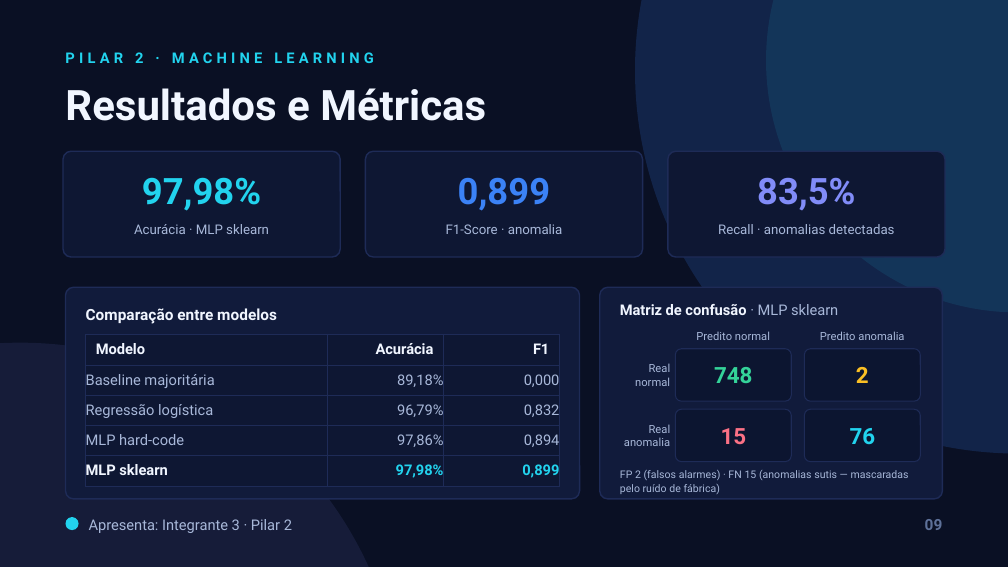
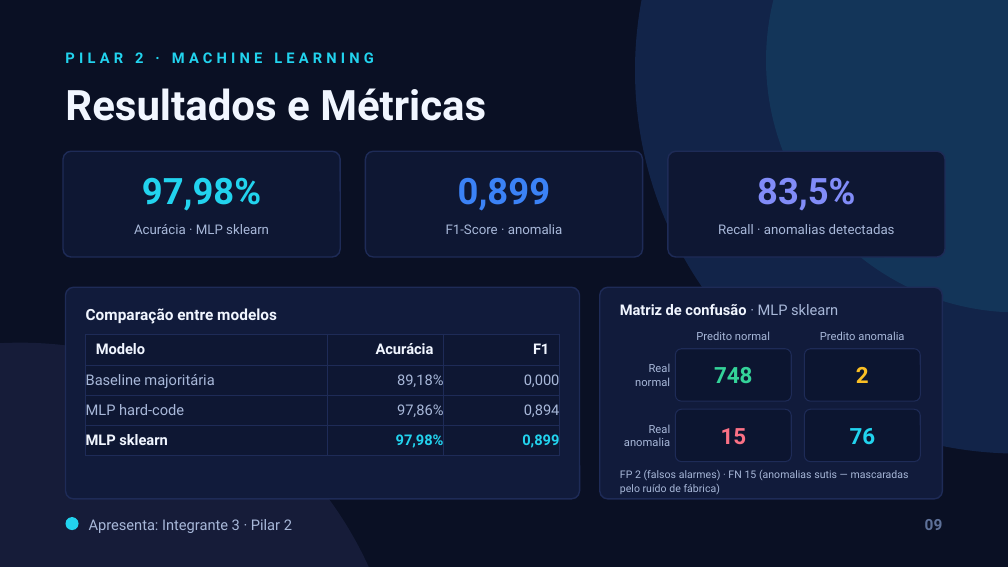
Before and after one commit to guialvesmartins/trabalho-ifg-modulo-2, a slide deck: slide 9 of report/apresentacao.pptx. Drawn at 1008x567 pixels with LibreOffice and Linux fonts; fonts in the diff are those of the drawing. Boxes give left, top, right and bottom in pixels: in the first picture for what was removed or moved away, otherwise in the second. Text is boxed around its words. In the diff, an @@ line names an element or a change of style, - is before the commit and + after.

Commit message:
feat(report): add backup presentation file

```diff
--- a/report/apresentacao.pptx
+++ b/report/apresentacao.pptx
@@ table at box(86, 335, 559, 456) @@
-row 3: Regressão logística | 96,79% | 0,832
```
Also in this commit, not shown: 1 other file.
